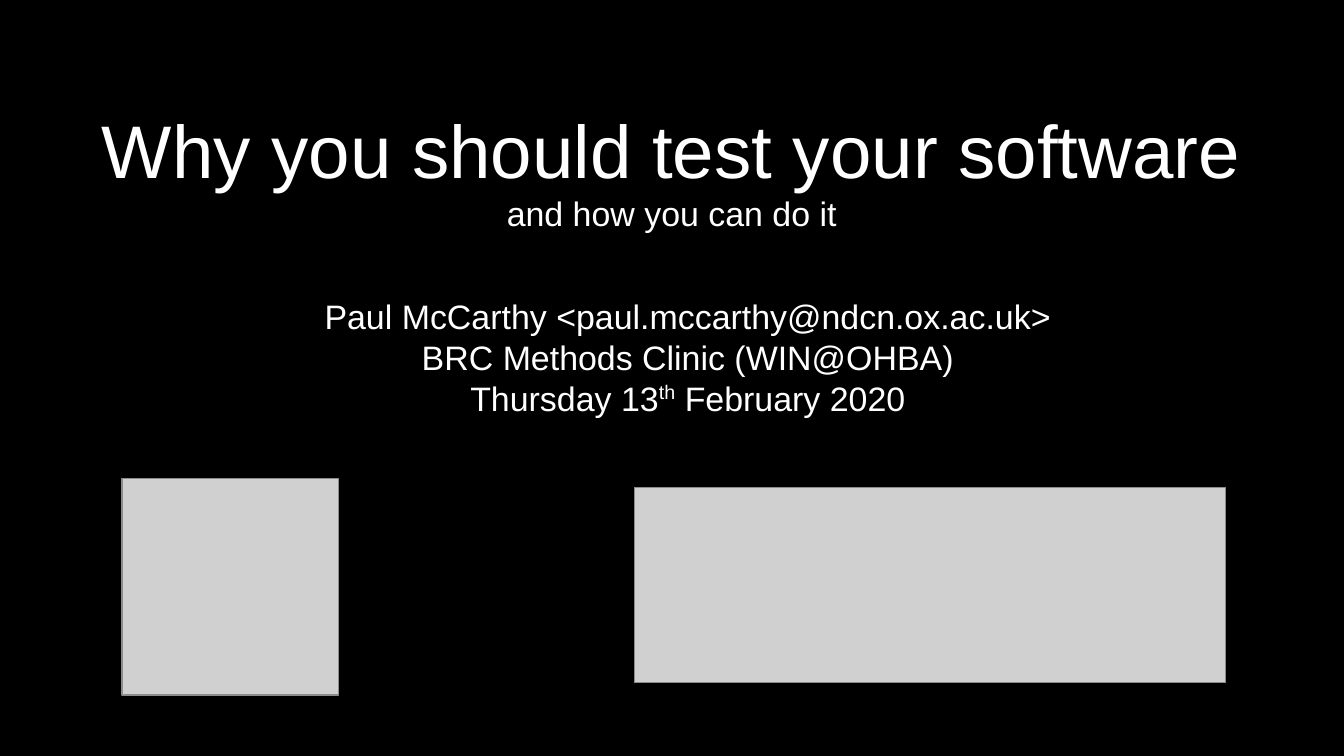
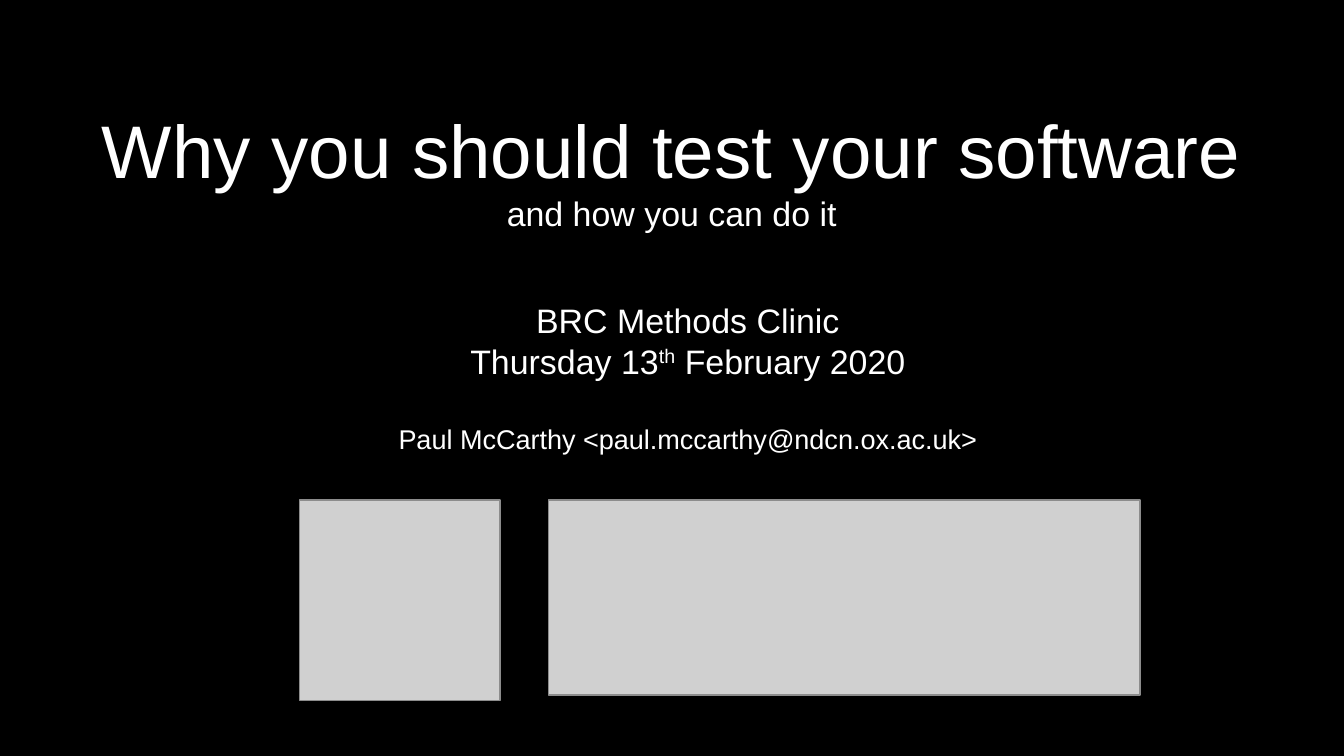
Before and after one commit to pauldmccarthy/fmrib-analysis-group-31-march-2020, a slide deck: slide 1 of presentation/presentation.odp. Drawn at 1344x756 pixels with LibreOffice and Linux fonts; fonts in the diff are those of the drawing; grey boxes stand for pictures. Boxes give left, top, right and bottom in pixels: in the first picture for what was removed or moved away, otherwise in the second. Text is boxed around its words. In the diff, an @@ line names an element or a change of style, - is before the commit and + after.

Commit message:
DOC: presentation

```diff
--- a/presentation/presentation.odp
+++ b/presentation/presentation.odp
@@ subtitle "BRC Methods Clinic": place and size @@
-subtitle "BRC Methods Clinic" at (325, 304, 1050, 417)
+subtitle "BRC Methods Clinic" at (399, 308, 977, 454)
@@ subtitle at (470, 308, 905, 381): paragraphs added @@
+BRC Methods Clinic
+Thursday 13th February 2020
@@ subtitle at (422, 345, 953, 417): paragraphs removed @@
-BRC Methods Clinic (WIN@OHBA)
-Thursday 13th February 2020
@@ subtitle at (399, 429, 977, 454): size 20 to 16 pt in "Paul McCarthy <paul.mccarthy@ndcn.ox.ac.uk>" @@
@@ picture: place and size @@
-picture at (634, 488, 1226, 683)
+picture at (300, 500, 500, 700)
@@ picture: place and size @@
-picture at (122, 478, 339, 695)
+picture at (549, 500, 1140, 695)
```
Also in this commit, not shown: 4 other slides changed, 10 slides added, 1 other file.
